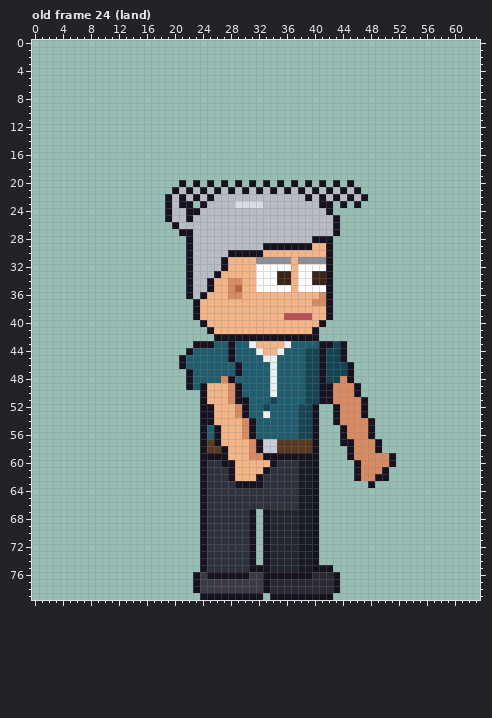
Edited in one commit: pixel-art file (sprites/expo/expo_tina_right_anim.aseprite). The first picture shows the starting point.
64x80 pixels, 123 frames. Colours within 5 levels of each other are drawn and written as one. Shown: old frame 24 (land). The commit also changed other frames, which this record leaves out.
Once edited:
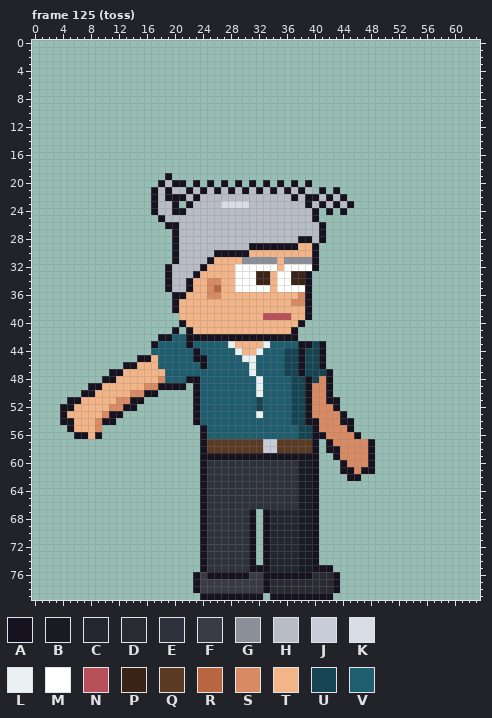
Palette (. is transparent): A #17121f  B #181b22  C #22262e  D #2a2a33  E #2e323c  F #3a3a44  G #8a8f9a  H #b8bcc4  J #c8ccd8  K #d8dce4  L #e8f0f2  M #ffffff  N #b8505a  P #3a2418  Q #5a3a22  R #b8663f  S #d88a62  T #f3b488  U #154452  V #1f5e6e
A new or re-ordered frame is compared with the old frame closest to it.
Change:
frames 123 -> 129
Changed rows in their new state; - is an unchanged pixel.
Frame 125 (toss) is new; against old frame 24 (land):
first column x 4:
19 ---------------A--------------------------------
20 --------------AHA--------------------.-.-.------
21 -------------AHAH-------------------.A.A...-----
22 -------------AH-A----H-----------A--AHAHA...----
23 -------------AHHA.-HH--KK--HH------A--HAHA.-----
24 -------------AHHAAHH----------------A.--A-------
25 --------------AH--H-----------------A...--------
26 ---------------A---------------------A..--------
27 ----------------AHH------------------A..--------
28 ----------------AHH---------------AAH-.---------
29 ----------------AHH--------AA-----TTA..---------
30 ----------------AHH---AA---TT-------A..---------
31 ----------------AHH--ATT--GG---T-G--A..---------
32 ---------------AHHH-ATTT-MMM---T-M--A..---------
33 ---------------AHHHATTT--MMMPPTMMPPA...---------
34 ---------------AHH-TTSS-TMMMPPTMMPPA...---------
35 ---------------AHH-TTSR-TMMM--T--M-A...---------
36 ----------------AATTTSS-TT--------SA...---------
37 ----------------ATTT-------------SSA...---------
38 ----------------ATTT---------------A...---------
39 -----------------TTT---------NNN-TTA...---------
40 -----------------ATTT-------------A...----------
41 ----------------A-ATTT-----------A...-----------
42 --------------AAVVAAAA------------...-----------
43 -------------AVVVVAVVV--LTTT-LVVV-AAU-...-------
44 -------------VVVVVVA----VLTT-VVVUUA---...-------
45 -----------AATVVVV-AA---V-LL-VV-UUA---...-------
46 ---------AATTTVVVV--A----V-L--V-UUA---....------
47 -------AATTTTTTVVVV------V-L--V-UUA--UA...------
48 ------AATTTTTTSVVV-A---VV---L-V--UUA-SA...------
49 ----AATTTTTTSSAAAA.AVVVVVV--L-V--UUASS-....-----
50 ---AATTTTTSSAA-----AVVVVVV--L-V--UUASS-....-----
51 -AATTTTTSSAA-------AVVVVVVV-U-V--UUASS-A....----
52 AATTTTTSSAA--------AVVVVVVV-UV---U-ASSS-....----
53 ATTTTTSAA----------AVVVVVVV-LV---U-ASSSSA...----
54 AATTTSAA-----------AVVVVVVVV-----U-A-SSSAA...---
55 -ATTTS----------------VVVVVV---------SSSSA...---
56 --AATA----------------VVVVVV---------ASSS-A..---
57 ----------------------QQQQQQQ---------ASSS--A.--
58 -----------------------QQQQQQ---------AASS--A.--
59 ------------------------AAAAA----------ASS--A...
60 -----------------------EEEEEEEE---------ASS-A...
61 ------------------------EEEEEE----------AASAA..-
62 ------------------------EEEEE------------A-....-
63 -------------------------EEEE---------------.---
Changed places in both pictures, as pixel boxes (x1, y1, x2, y2):
changed: (60, 173, 396, 488)
